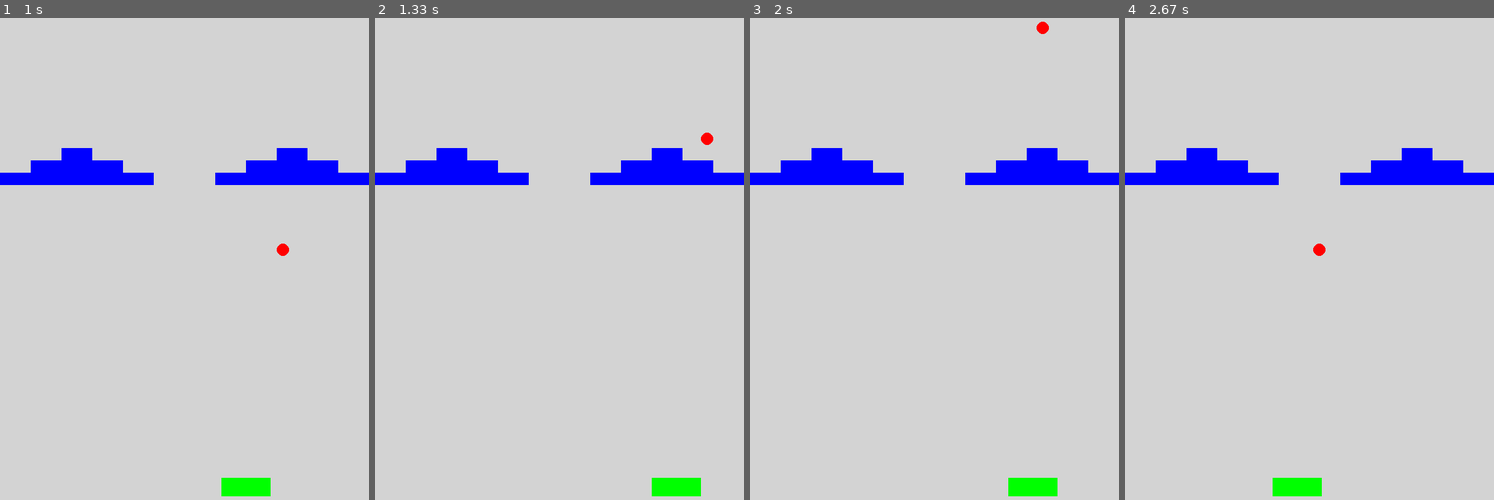
Above: before the commit, frames 1-4 (left to right).
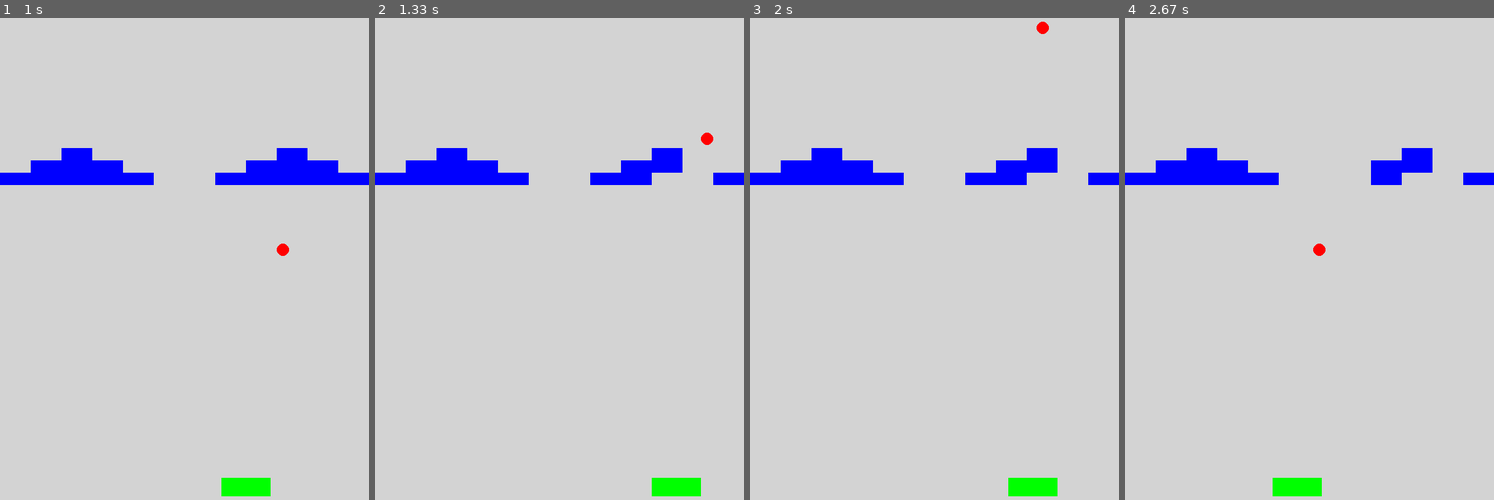
Above: after the commit, the same moments.

Repository: Tequila-Mockingbird-Chevaliers/pygameSummerJam
Game: pygame game, started from main.py
The game is run twice, just before and just after one commit, with the same random seed, the same clock (stepped at 60 frames per second) and the same inputs.
Inputs:
- Up to frame 1 (1 s): tap Space at 0.33, 0.73 s; hold Right from 0.67 s (still down)
- Up to frame 2 (1.33 s): tap Space at 1.03, 1.23 s; release Right at 1.13 s; hold Right from 1.17 s (still down)
- Up to frame 3 (2 s): tap Space at 1.53, 1.73 s; release Right at 1.63 s; hold Left from 1.67 s (still down)
- Up to frame 4 (2.67 s): tap Space at 2.03, 2.3, 2.6 s; release Left at 2.2 s; hold Left 2.23-2.63 s

Frame 1 is identical in both runs. In frame 2, 0.6% of the frame differs, in the area x 75-92%, y 29-35%; in frame 3, 0.6%; in frame 4, 0.9%, in the area x 58-92%, y 29-35%.

Commit message:
Ball destroys bricks

Diff:
--- a/src/object_manager.py
+++ b/src/object_manager.py
@@ -45,6 +45,12 @@
         group.add(obj)
         return obj
 
+    def remove_object(self, obj):
+        for group in self.objects.values():
+            if obj in group.objects:
+                group.objects.remove(obj)
+                return
+
     def clear_objects(self):
         self.objects.clear()
 
@@ -66,4 +72,4 @@
         for first_obj in first_group:
             for second_obj in second_group:
                 if first_obj.rect.colliderect(second_obj.rect):
-                    function()
+                    function([first_obj, second_obj])
--- a/src/scenes/game_scene.py
+++ b/src/scenes/game_scene.py
@@ -31,13 +31,14 @@
             self.object_manager.test_collision(
                 "ball", "paddle", self.ball_paddle_collision
             )
+            self.object_manager.test_collision('ball', 'bricks', self.ball_brick_collision)
         self.object_manager.update()
 
     def render(self, screen: pygame.Surface):
         screen.fill("LIGHTGRAY")
         self.object_manager.render(screen)
 
-    def ball_paddle_collision(self):
+    def ball_paddle_collision(self, objects):
         self.ball.direction.y *= -1
         angle = (
             1 - (self.ball.rect.centerx - self.paddle.rect.x) / self.paddle.rect.width
@@ -45,3 +46,6 @@
         direction = pygame.math.Vector2(1, 0).rotate(angle)
         direction.y *= -1
         self.ball.direction = direction
+
+    def ball_brick_collision(self, objects):
+        self.object_manager.remove_object(objects[1])
